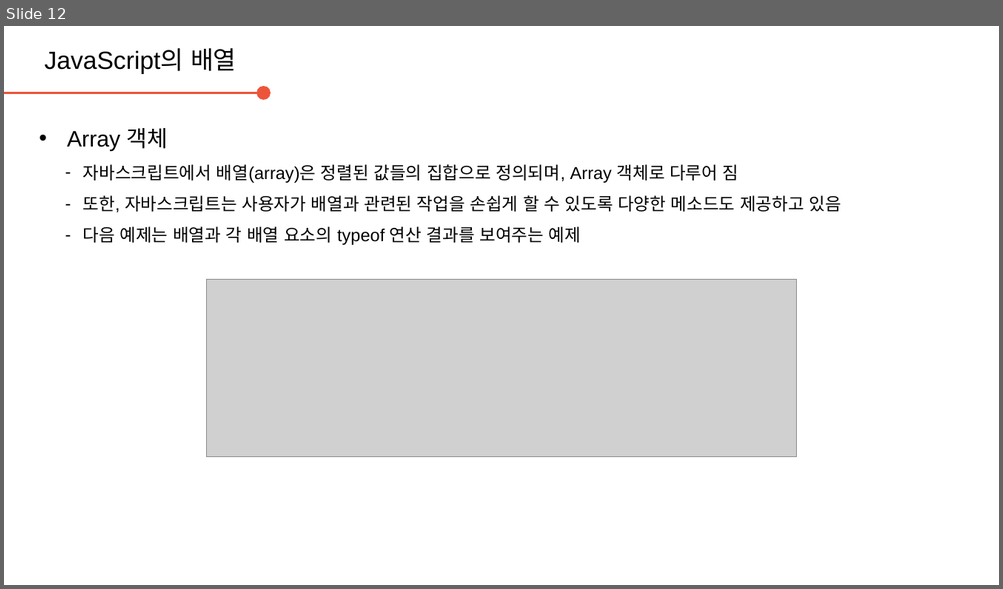
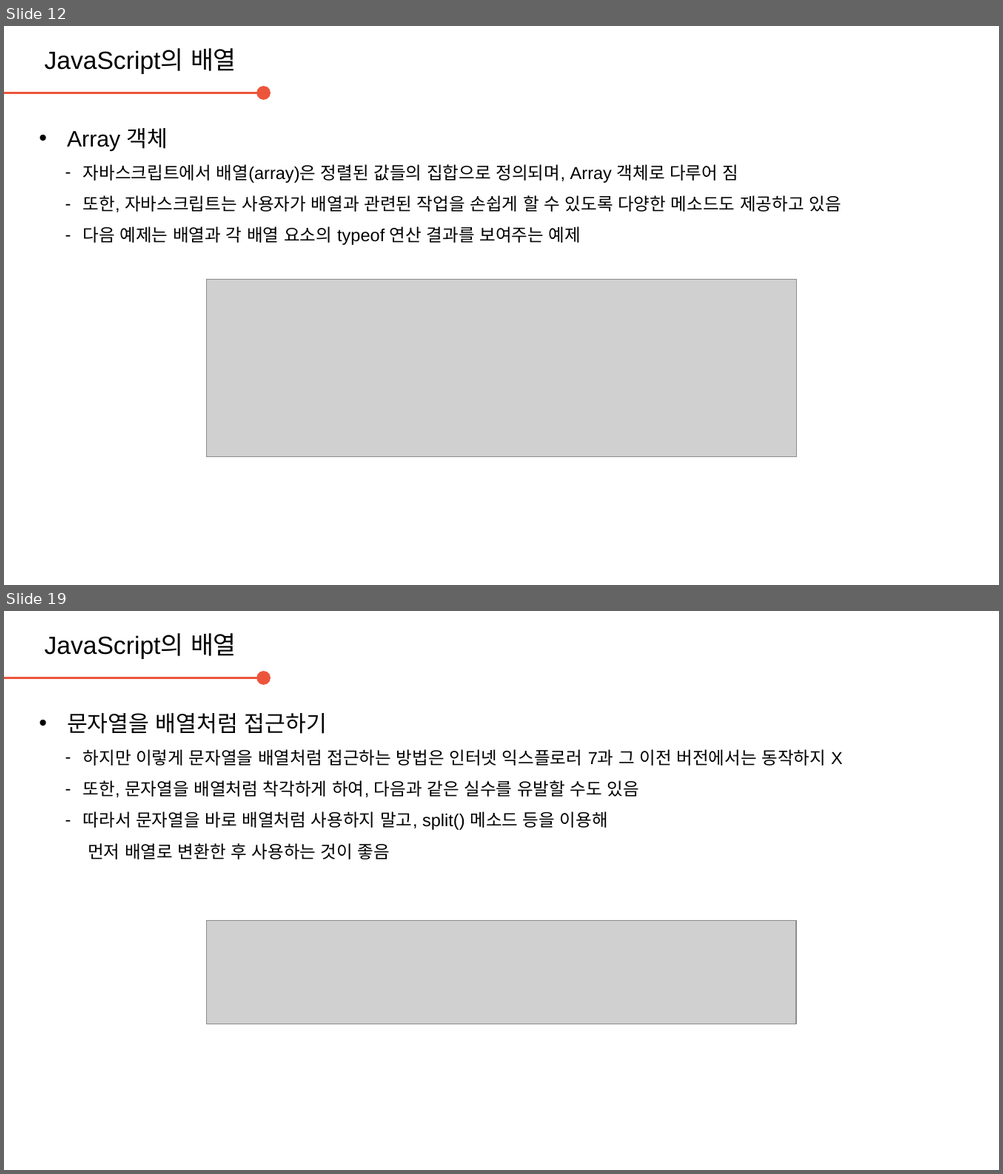
Before and after one commit to daegukdo/GCWM, a slide deck: 34/200824_JavaScript_array.pptx. Shown one above the other, each under a label of ours: slide 12 before the commit, slides 12 and 19 after it; the slides between them are not shown. The pictures are 1003x589 and 1003x1174 pixels, drawn with LibreOffice and Linux fonts; fonts in the diff are those of the drawing; grey boxes stand for pictures; background and template pictures are left out. Boxes give left, top, right and bottom in pixels: in the first picture for what was removed or moved away, otherwise in the second. Text is boxed around its words. In the diff, an @@ line names an element or a change of style, - is before the commit and + after.

Commit message:
get coding with me  - edit JavaScript resource (array)

```diff
--- a/34/200824_JavaScript_array.pptx
+++ b/34/200824_JavaScript_array.pptx
@@ slide 19 added at [4,611,999,1170], background #FFFFFF @@
@@ text added at [45,633,236,659], 20 pt, text #000000 @@
+JavaScript의 배열
@@ arrow added from (4, 678) to (264, 678), #ED553B 2.25 pt @@
@@ text added at [67,713,842,860], 14 pt, text #000000 @@
+• 문자열을 배열처럼 접근하기
+  – 하지만 이렇게 문자열을 배열처럼 접근하는 방법은 인터넷 익스플로러 7과 그 이전 버전에서는 동작하지 X
+  – 또한, 문자열을 배열처럼 착각하게 하여, 다음과 같은 실수를 유발할 수도 있음
+  – 따라서 문자열을 바로 배열처럼 사용하지 말고, split() 메소드 등을 이용해
+    먼저 배열로 변환한 후 사용하는 것이 좋음
@@ picture added at [206,921,795,1025] @@
```
Also in this commit, not shown: 10 other slides added, 1 slide removed, 1 other file.
